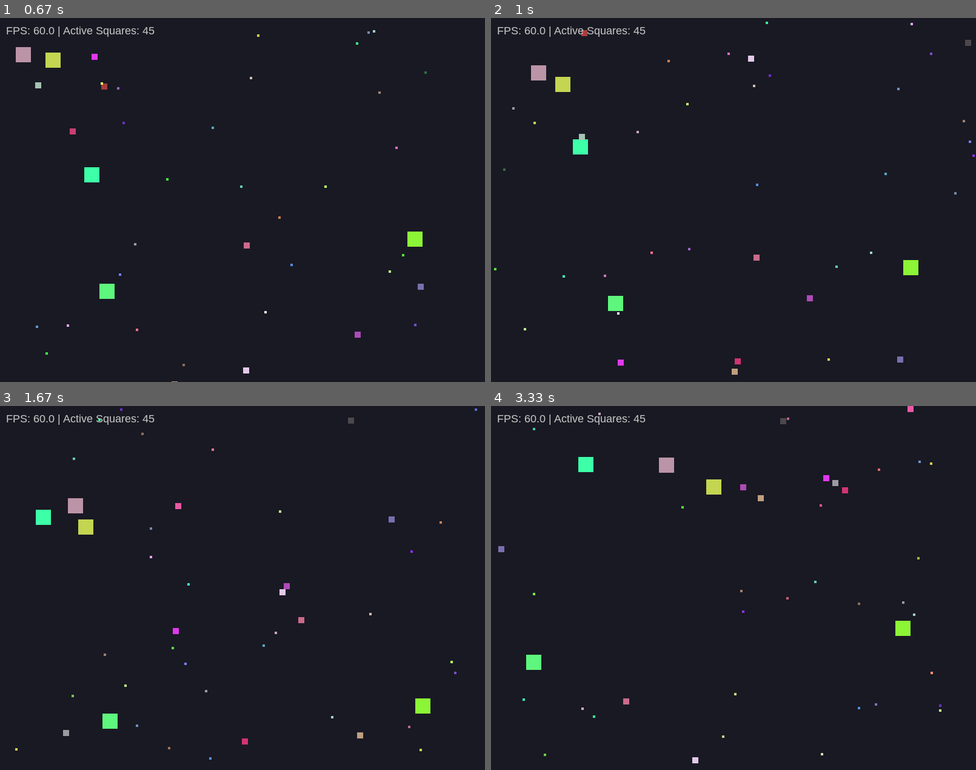
Above: before the commit, frames 1-4 (two rows, left to right).
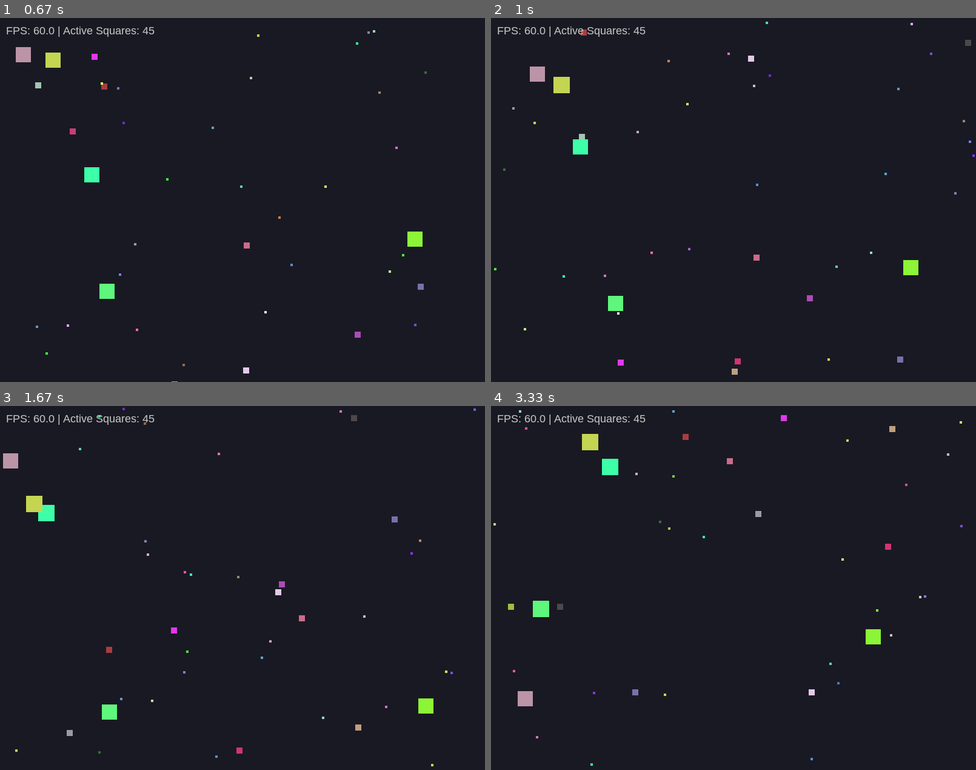
Above: after the commit, the same moments.

Repository: whajar019-bot/lab8-pygame
Game: pygame game, started from main.py
Two runs of this game, one before a commit and one after it. Both use one fixed random seed, a clock stepped at 60 frames per second and the inputs below.
Inputs:
- Up to frame 1 (0.67 s): no input
- Up to frame 2 (1 s): no input
- Up to frame 3 (1.67 s): no input
- Up to frame 4 (3.33 s): no input

Frame 1 is identical in both runs. In frame 2, less than 0.1% of the frame differs, in the area x 8-20%, y 3-21%; in frame 3, 1.3%; in frame 4, 2.0%, in the area x 0-98%, y 0-99%.

Commit message:
exam: q6 eating++

Diff:
--- a/main.py
+++ b/main.py
@@ -43,6 +43,12 @@
         self.lifetime = random.uniform(30.0, 180.0)
         self.age = 0.0
         self.is_dead = False
+
+    def grow(self, prey_size: int) -> None:
+        self.size += int(prey_size * 0.2) # Grow by 20% of prey size
+        self.rect.width = self.size
+        self.rect.height = self.size
+        self.max_speed = GLOBAL_MAX_SPEED * (25 / self.size) # Update speed for new size
 
     def apply_jitter(self, dt: float) -> None:
         angle = math.atan2(self.vy, self.vx)
@@ -153,9 +159,11 @@
                 if other is square:
                     continue
                 if check_collision(square, other):
-                    # Bigger square eats smaller one
+                    # Exercise 6 mod: Bigger square eats smaller one and grows
                     if square.size > other.size:
+                        square.grow(other.size)
                         other.is_dead = True
+
             if square.is_dead:
                 squares.remove(square)
                 squares.append(Square(square.size))
